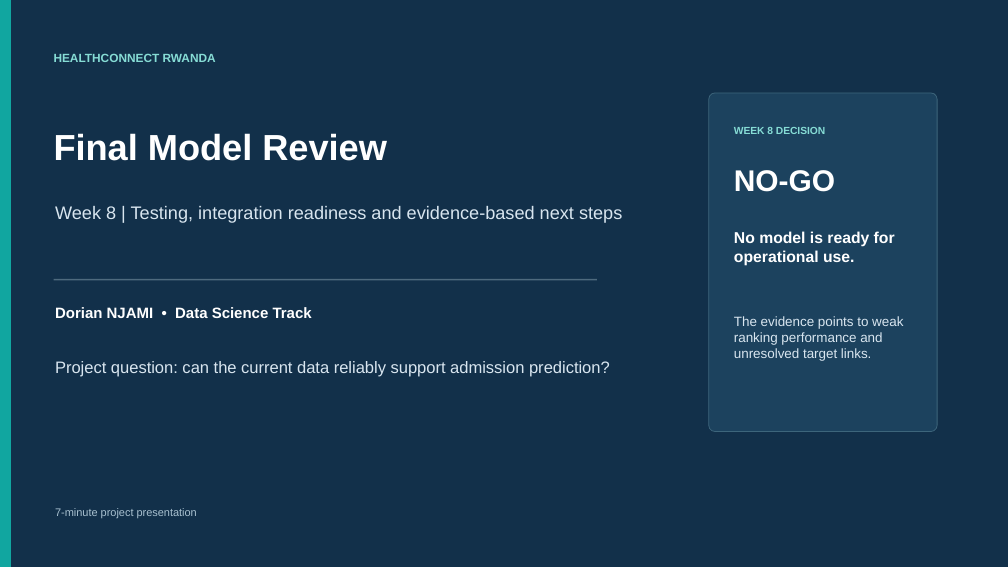
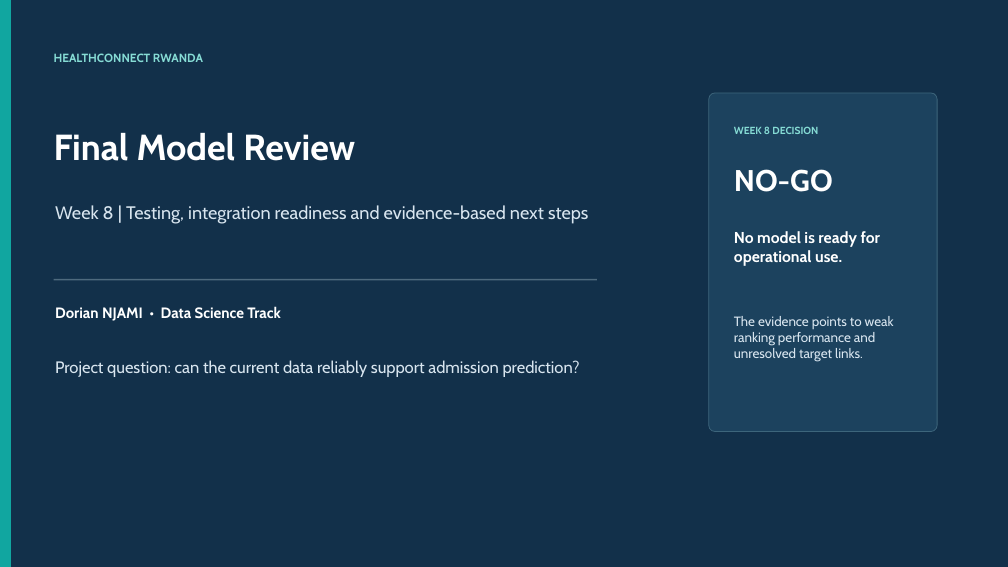
Before and after one commit to Dorsin/healthconnect-rwanda, a slide deck: slide 1 of Presentation/Week8_HealthConnect_Final_Model_Review.pptx. Drawn at 1008x567 pixels with LibreOffice and Linux fonts; fonts in the diff are those of the drawing. Boxes give left, top, right and bottom in pixels: in the first picture for what was removed or moved away, otherwise in the second. Text is boxed around its words. In the diff, an @@ line names an element or a change of style, - is before the commit and + after.

Commit message:
Update Week 8 model handoff materials

```diff
--- a/Presentation/Week8_HealthConnect_Final_Model_Review.pptx
+++ b/Presentation/Week8_HealthConnect_Final_Model_Review.pptx
@@ font Arial to Cabin in 9 elements at (x1=54, y1=53, x2=203, y2=62), (x1=54, y1=133, x2=355, y2=161), (x1=55, y1=205, x2=588, y2=224), (x1=55, y1=306, x2=281, y2=321), (x1=55, y1=360, x2=580, y2=377), (x1=734, y1=126, x2=818, y2=134), (x1=734, y1=169, x2=833, y2=192), (x1=734, y1=231, x2=880, y2=266), (x1=734, y1=316, x2=894, y2=362) @@
@@ text removed at (x1=55, y1=508, x2=197, y2=518) @@
-7-minute project presentation
```
Also in this commit, not shown: 8 other slides changed, 4 other files.
